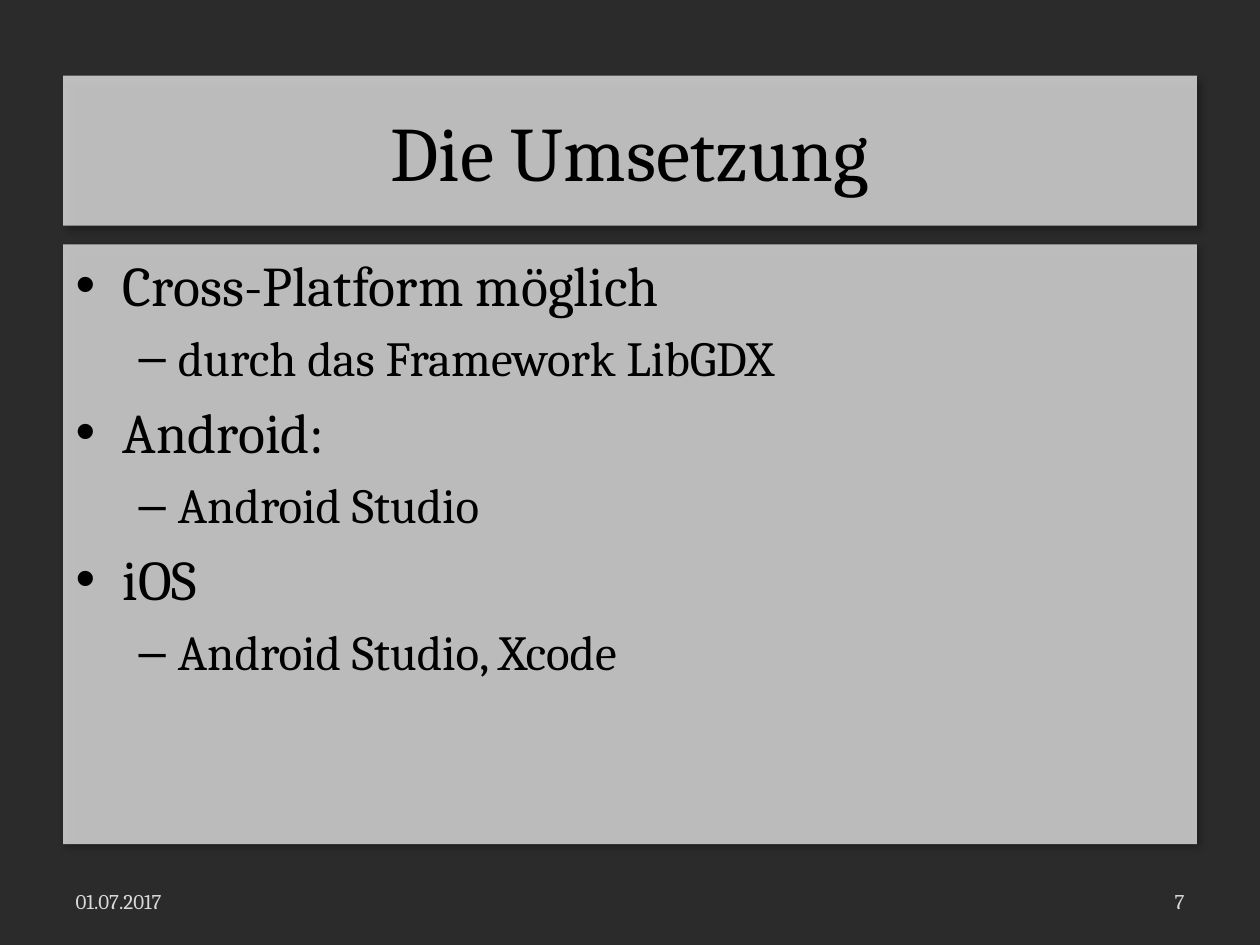
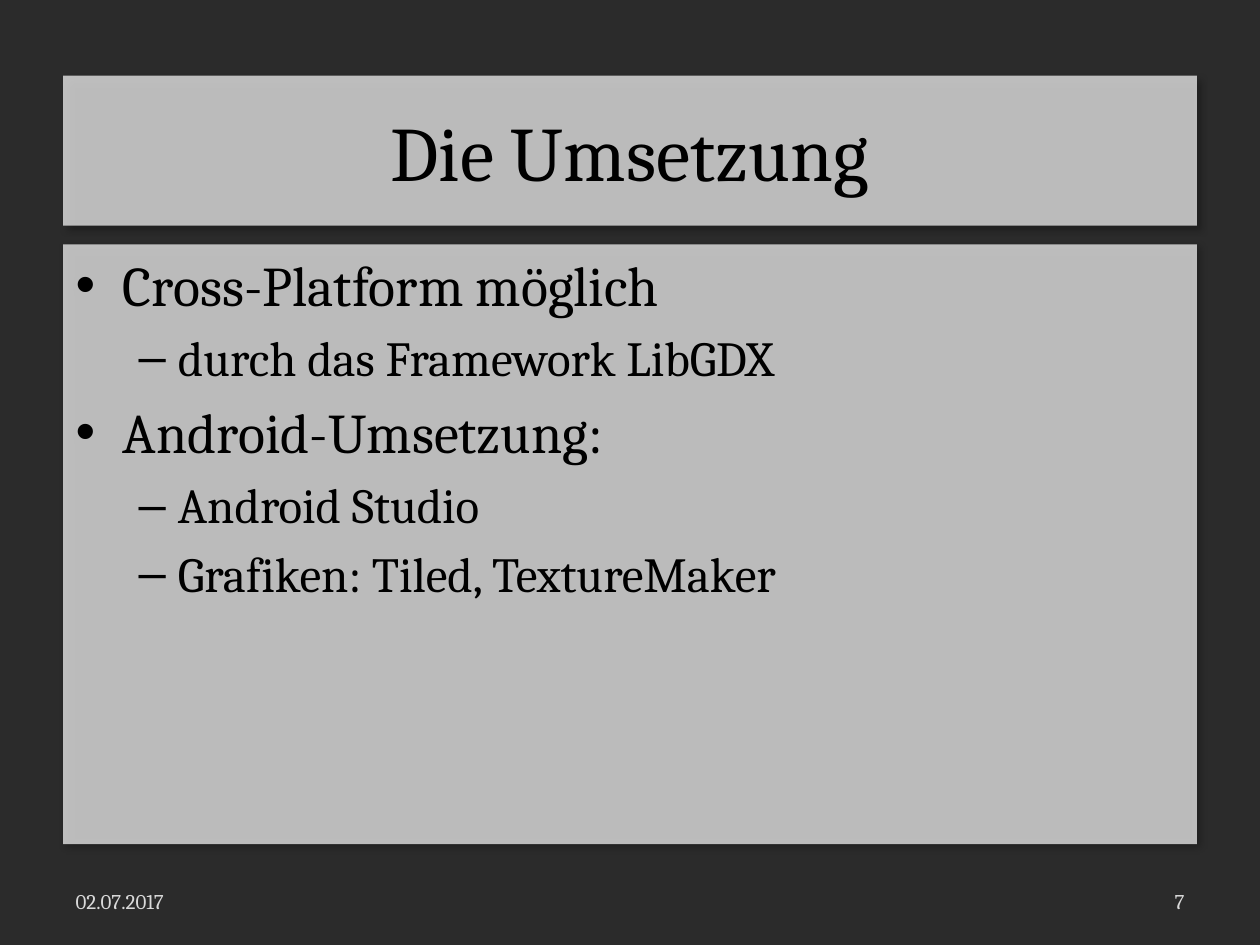
Before and after one commit to LaurenzGebauer/ElementTD, a slide deck: slide 7 of svn/JG16S17P06/trunk/Documentation/ProjectDocumentation/Presentation.pptx. Drawn at 1260x945 pixels with LibreOffice and Linux fonts; fonts in the diff are those of the drawing; background and template pictures are left out; a plain dark background stands for a picture behind light text. Boxes give left, top, right and bottom in pixels: in the first picture for what was removed or moved away, otherwise in the second. Text is boxed around its words. In the diff, an @@ line names an element or a change of style, - is before the commit and + after.

```diff
--- a/svn/JG16S17P06/trunk/Documentation/ProjectDocumentation/Presentation.pptx
+++ b/svn/JG16S17P06/trunk/Documentation/ProjectDocumentation/Presentation.pptx
@@ text at (123, 414, 603, 466): text changed @@
-• Android:
+• Android-Umsetzung:
@@ text at (178, 557, 776, 599): text changed @@
-• iOS
-  – Android Studio, Xcode
+  – Grafiken: Tiled, TextureMaker
@@ text at (76, 895, 164, 909): text changed @@
-01.07.2017
+02.07.2017
```
Also in this commit, not shown: 7 other slides changed, 19 other files.
